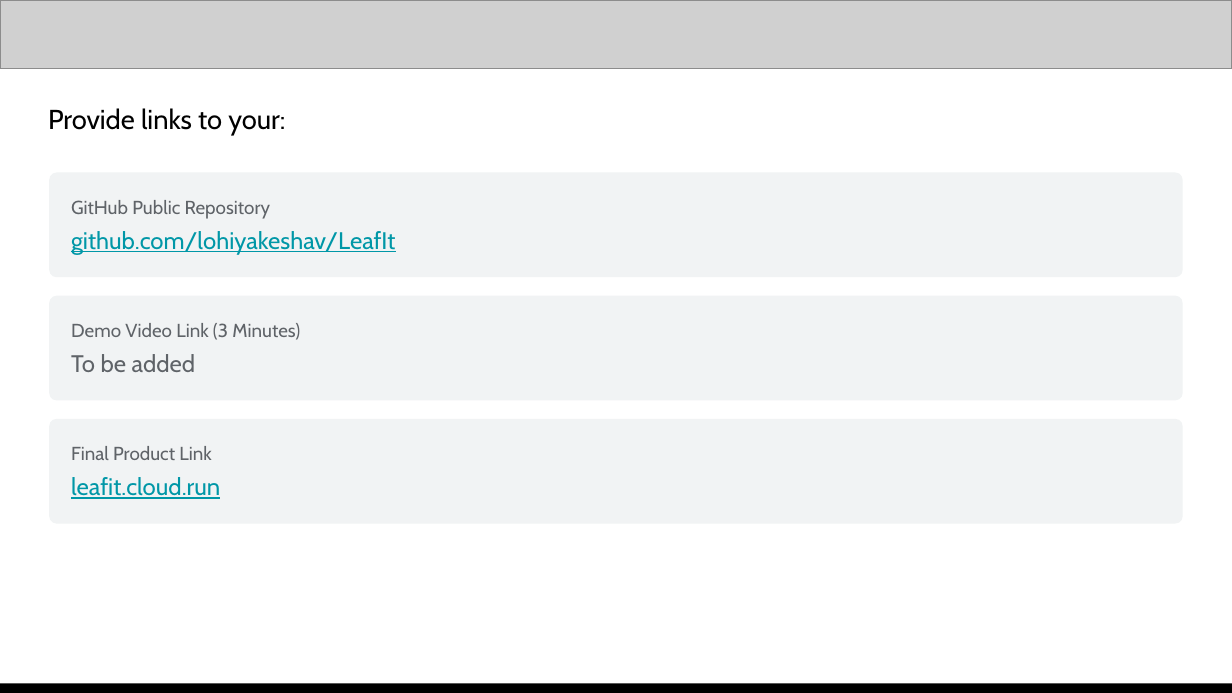
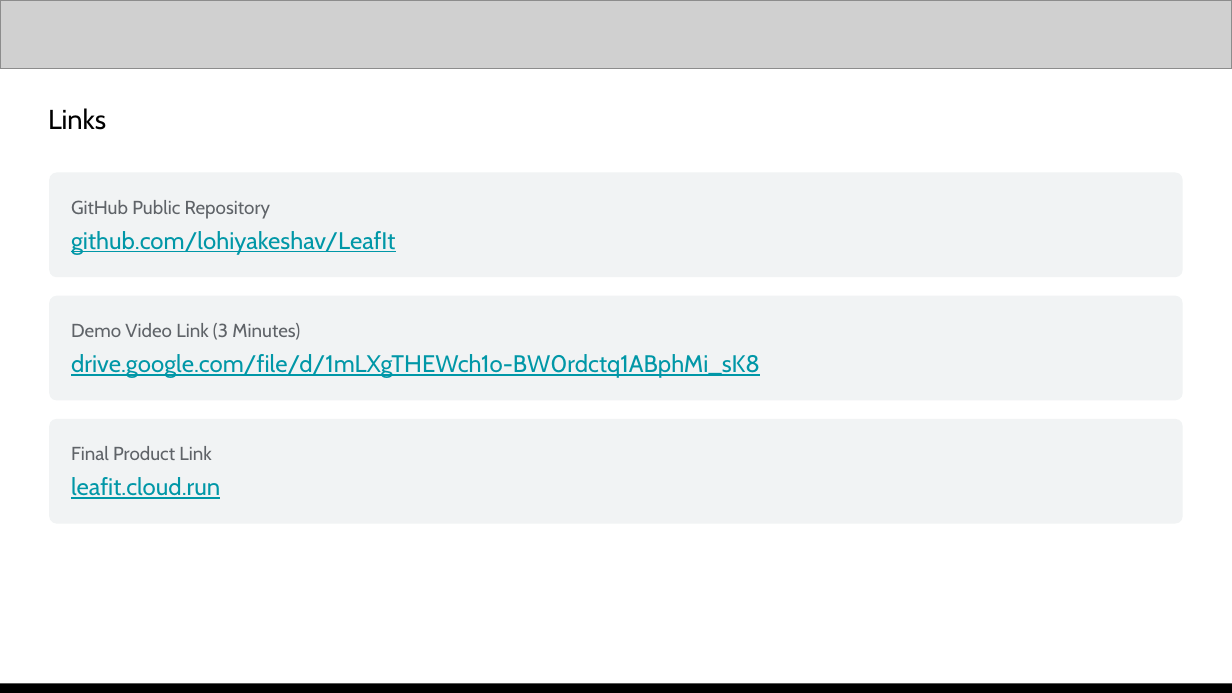
Before and after one commit to lohiyakeshav/LeafIt, a slide deck: slide 13 of docs/submission/LeafIt_Submission.pptx. Drawn at 1232x693 pixels with LibreOffice and Linux fonts; fonts in the diff are those of the drawing; grey boxes stand for pictures. Boxes give left, top, right and bottom in pixels: in the first picture for what was removed or moved away, otherwise in the second. Text is boxed around its words. In the diff, an @@ line names an element or a change of style, - is before the commit and + after.

```diff
--- a/docs/submission/LeafIt_Submission.pptx
+++ b/docs/submission/LeafIt_Submission.pptx
@@ text at (48, 108, 106, 130): text changed @@
-Provide links to your:
+Links
@@ text in rounded rectangle at (71, 354, 760, 378): text changed; text colour #5F6368 to #0097A7 @@
-To be added
+drive.google.com/file/d/1mLXgTHEWch1o-BW0rdctq1ABphMi_sK8
```
Also in this commit, not shown: 10 other slides changed, 1 slide added, 1 slide removed, 2 other files.
